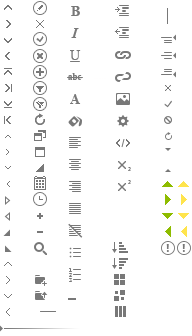
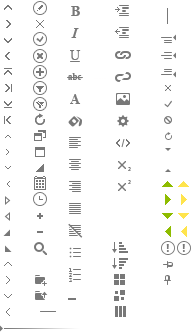
The second (192, 336) image is a revision of the first. Changes to its layers:
added layer "unpin" in group "window" over [164, 275, 171, 285]
added layer "pin" in group "window" over [163, 261, 173, 268]
